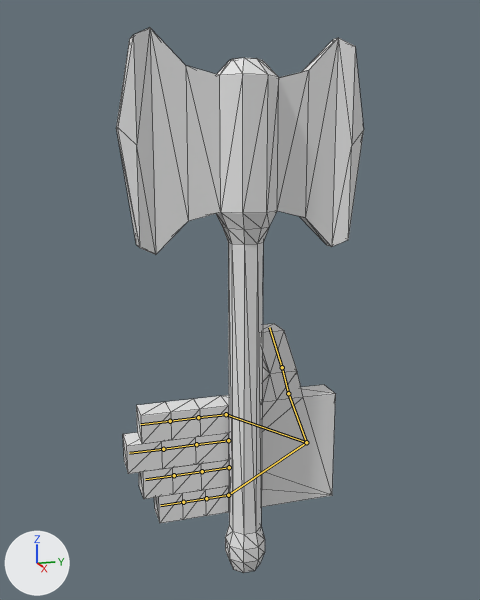
An edit to the Blender file models/Org/org.blend, drawn before and after from the same camera.
One viewpoint serves both versions: a 50 mm lens placed at (20.44, -9.17, 10.39), pointed at (0.0, -2.85, 5.66). The axes (+X, +Y, +Z) are drawn at lower left. The lights are the same throughout. The bones that bend it are drawn over the model as lines. Mesh edges are drawn as thin lines.
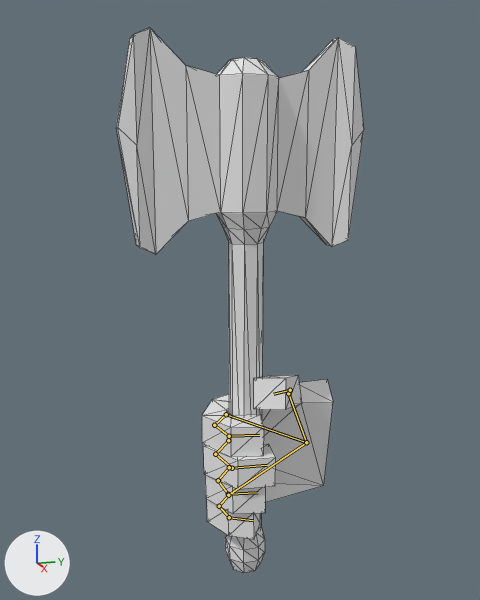
The newer file adds an action. The first version stands in its rest pose; the second is drawn at frame 100 of the action 'ArmatureAction'.

Location of each change, [x1, y1, x2, y2] in pixels of the pictures (480 x 600 px):
'Cube.001', posed (38% narrower, 18% shorter)
    before: [123, 324, 336, 523]
    after: [202, 375, 333, 539]
bone 'Bone.002', root to tip
    before: (288, 393) to (282, 367)
    after: (288, 393) to (290, 390)
bone 'Bone.003', root to tip
    before: (282, 367) to (269, 327)
    after: (290, 390) to (273, 394)
bone 'Bone.008', root to tip
    before: (226, 414) to (198, 417)
    after: (226, 414) to (214, 425)
bone 'Bone.009', root to tip
    before: (198, 417) to (170, 421)
    after: (214, 425) to (229, 436)
bone 'Bone.010', root to tip
    before: (170, 421) to (140, 424)
    after: (229, 436) to (259, 435)
bone 'Bone.011', root to tip
    before: (228, 440) to (196, 444)
    after: (228, 440) to (215, 454)
bone 'Bone.012', root to tip
    before: (196, 444) to (163, 449)
    after: (215, 454) to (232, 468)
bone 'Bone.013', root to tip
    before: (163, 449) to (129, 453)
    after: (232, 468) to (267, 465)
bone 'Bone.014', root to tip
    before: (229, 467) to (202, 471)
    after: (229, 467) to (218, 480)
bone 'Bone.015', root to tip
    before: (202, 471) to (174, 475)
    after: (218, 480) to (228, 494)
bone 'Bone.016', root to tip
    before: (174, 475) to (145, 479)
    after: (228, 494) to (258, 492)
bone 'Bone.017', root to tip
    before: (228, 495) to (206, 498)
    after: (228, 495) to (219, 506)
bone 'Bone.018', root to tip
    before: (206, 498) to (183, 502)
    after: (219, 506) to (229, 517)
bone 'Bone.019', root to tip
    before: (183, 502) to (160, 505)
    after: (229, 517) to (253, 520)

Diff of the bpy script that builds the scene:
```diff
--- a/models/Org/org.blend.py
+++ b/models/Org/org.blend.py
@@ bone_bone_002 @@
 bone_bone_002 = bpy.data.objects['Armature'].pose.bones['Bone.002']  # child of 'Bone.001'
-bone_bone_002.rotation_quaternion = (1.0, 0.0, 0.0, 0.0)  # degrees (0, 0, 0)
+bone_bone_002.rotation_quaternion = (0.856, 0.007, -0.153, -0.495)  # degrees (10, -15, -61)
@@ bone_bone_003 @@
 bone_bone_003 = bpy.data.objects['Armature'].pose.bones['Bone.003']  # child of 'Bone.002'
-bone_bone_003.rotation_quaternion = (1.0, 0.0, 0.0, 0.0)  # degrees (0, 0, 0)
+bone_bone_003.rotation_quaternion = (0.98, 0.161, -0.078, -0.091)  # degrees (19, -7, -12)
@@ bone_bone_008 @@
 bone_bone_008 = bpy.data.objects['Armature'].pose.bones['Bone.008']  # child of 'Bone.004'
-bone_bone_008.rotation_quaternion = (1.0, 0.0, 0.0, 0.0)  # degrees (0, 0, 0)
+bone_bone_008.rotation_quaternion = (0.902, -0.002, -0.001, 0.432)  # degrees (0, 0, 51)
@@ bone_bone_009 @@
 bone_bone_009 = bpy.data.objects['Armature'].pose.bones['Bone.009']  # child of 'Bone.008'
-bone_bone_009.rotation_quaternion = (1.0, 0.0, 0.0, 0.0)  # degrees (0, 0, 0)
+bone_bone_009.rotation_quaternion = (0.902, -0.002, 0.001, 0.432)  # degrees (0, 0, 51)
@@ bone_bone_010 @@
 bone_bone_010 = bpy.data.objects['Armature'].pose.bones['Bone.010']  # child of 'Bone.009'
-bone_bone_010.rotation_quaternion = (1.0, 0.0, 0.0, 0.0)  # degrees (0, 0, 0)
+bone_bone_010.rotation_quaternion = (0.848, -0.001, 0.002, 0.53)  # degrees (0, 0, 64)
@@ bone_bone_011 @@
 bone_bone_011 = bpy.data.objects['Armature'].pose.bones['Bone.011']
-bone_bone_011.rotation_quaternion = (1.0, 0.0, 0.0, 0.0)  # degrees (0, 0, 0)
+bone_bone_011.rotation_quaternion = (0.902, -0.002, -0.001, 0.432)  # degrees (0, 0, 51)
@@ bone_bone_012 @@
 bone_bone_012 = bpy.data.objects['Armature'].pose.bones['Bone.012']  # child of 'Bone.011'
-bone_bone_012.rotation_quaternion = (1.0, 0.0, 0.0, 0.0)  # degrees (0, 0, 0)
+bone_bone_012.rotation_quaternion = (0.902, -0.002, 0.001, 0.432)  # degrees (0, 0, 51)
@@ bone_bone_013 @@
 bone_bone_013 = bpy.data.objects['Armature'].pose.bones['Bone.013']  # child of 'Bone.012'
-bone_bone_013.rotation_quaternion = (1.0, 0.0, 0.0, 0.0)  # degrees (0, 0, 0)
+bone_bone_013.rotation_quaternion = (0.817, -0.001, 0.002, 0.577)  # degrees (0, 0, 70)
@@ bone_bone_014 @@
 bone_bone_014 = bpy.data.objects['Armature'].pose.bones['Bone.014']
-bone_bone_014.rotation_quaternion = (1.0, 0.0, 0.0, 0.0)  # degrees (0, 0, 0)
+bone_bone_014.rotation_quaternion = (0.902, -0.002, -0.001, 0.432)  # degrees (0, 0, 51)
@@ bone_bone_015 @@
 bone_bone_015 = bpy.data.objects['Armature'].pose.bones['Bone.015']  # child of 'Bone.014'
-bone_bone_015.rotation_quaternion = (1.0, 0.0, 0.0, 0.0)  # degrees (0, 0, 0)
+bone_bone_015.rotation_quaternion = (0.933, -0.002, 0.002, 0.36)  # degrees (0, 0, 42)
@@ bone_bone_016 @@
 bone_bone_016 = bpy.data.objects['Armature'].pose.bones['Bone.016']  # child of 'Bone.015'
-bone_bone_016.rotation_quaternion = (1.0, 0.0, 0.0, 0.0)  # degrees (0, 0, 0)
+bone_bone_016.rotation_quaternion = (0.798, -0.002, 0.002, 0.603)  # degrees (0, 0, 74)
@@ bone_bone_017 @@
 bone_bone_017 = bpy.data.objects['Armature'].pose.bones['Bone.017']  # child of 'Bone.007'
-bone_bone_017.rotation_quaternion = (1.0, 0.0, 0.0, 0.0)  # degrees (0, 0, 0)
+bone_bone_017.rotation_quaternion = (0.907, -0.002, -0.001, 0.421)  # degrees (0, 0, 50)
@@ bone_bone_018 @@
 bone_bone_018 = bpy.data.objects['Armature'].pose.bones['Bone.018']  # child of 'Bone.017'
-bone_bone_018.rotation_quaternion = (1.0, 0.0, 0.0, 0.0)  # degrees (0, 0, 0)
+bone_bone_018.rotation_quaternion = (0.907, -0.002, 0.001, 0.421)  # degrees (0, 0, 50)
@@ bone_bone_019 @@
 bone_bone_019 = bpy.data.objects['Armature'].pose.bones['Bone.019']  # child of 'Bone.018'
-bone_bone_019.rotation_quaternion = (1.0, 0.0, 0.0, 0.0)  # degrees (0, 0, 0)
+bone_bone_019.rotation_quaternion = (0.907, 0.001, 0.002, 0.421)  # degrees (0, 0, 50)
```
